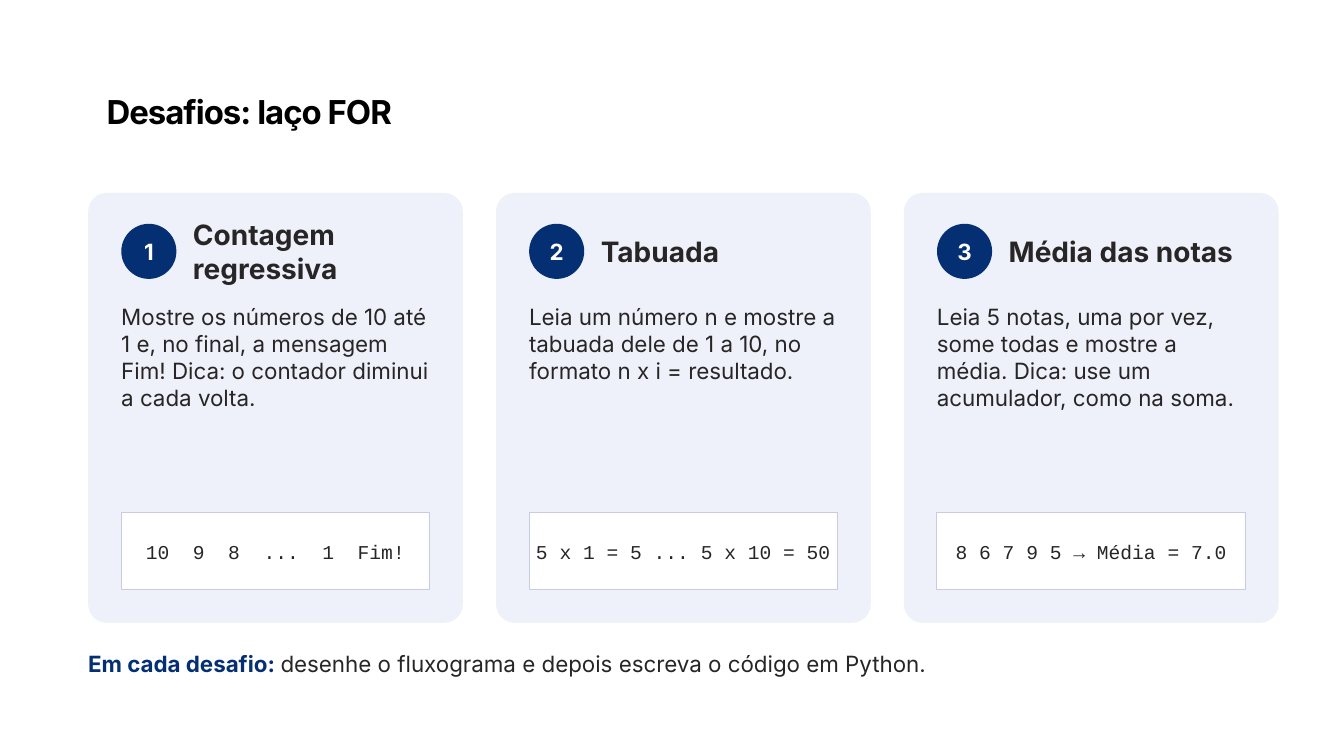
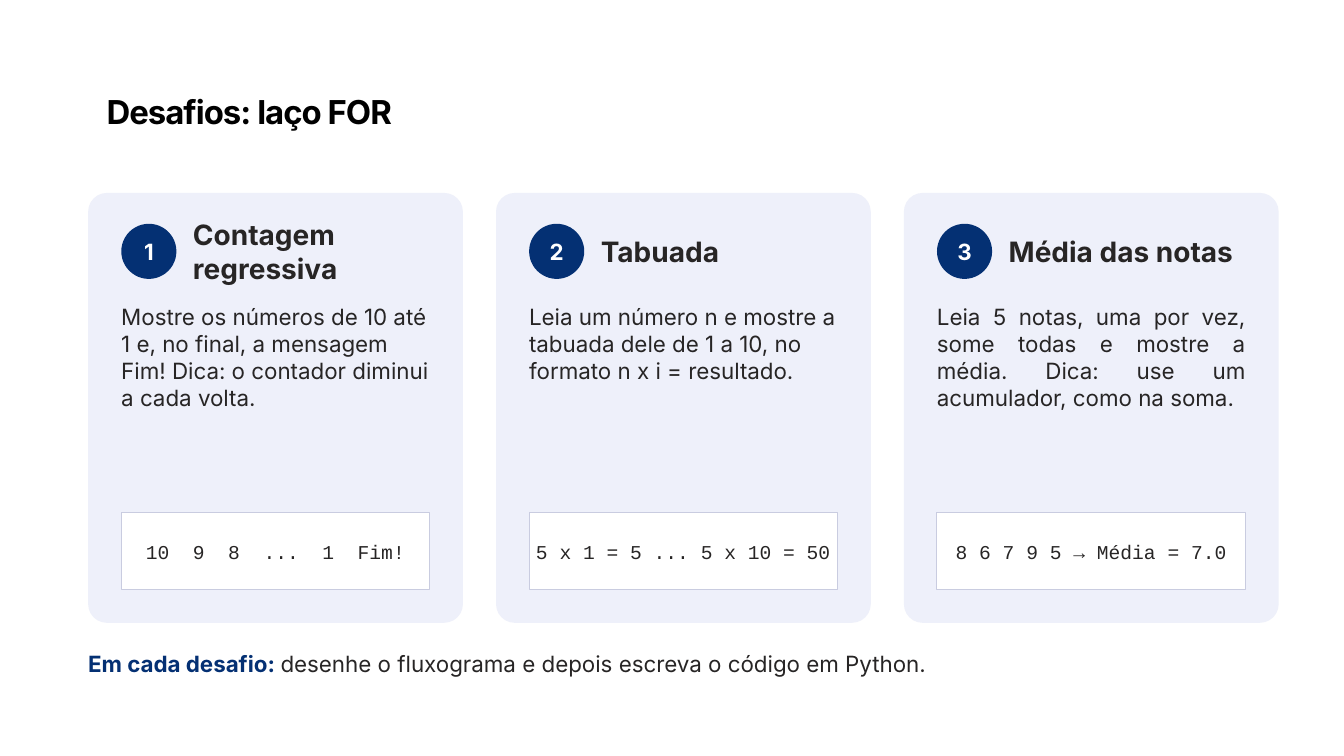
Before and after one commit to PedroMiho/UMC, a slide deck: slide 12 of ads/software-basico/aula06-estrutura-for-if/Aula_03_-_Laco_FOR_em_Fluxograma.pptx. Drawn at 1344x756 pixels with LibreOffice and Linux fonts; fonts in the diff are those of the drawing; background and template pictures are left out. Boxes give left, top, right and bottom in pixels: in the first picture for what was removed or moved away, otherwise in the second. Text is boxed around its words. In the diff, an @@ line names an element or a change of style, - is before the commit and + after.

```diff
--- a/ads/software-basico/aula06-estrutura-for-if/Aula_03_-_Laco_FOR_em_Fluxograma.pptx
+++ b/ads/software-basico/aula06-estrutura-for-if/Aula_03_-_Laco_FOR_em_Fluxograma.pptx
@@ text "Leia 5 notas, uma por ..." at <box>937,308,1246,410</box>: alignment left to justified @@
```
Also in this commit, not shown: 1 other slide changed, 1 other file.
